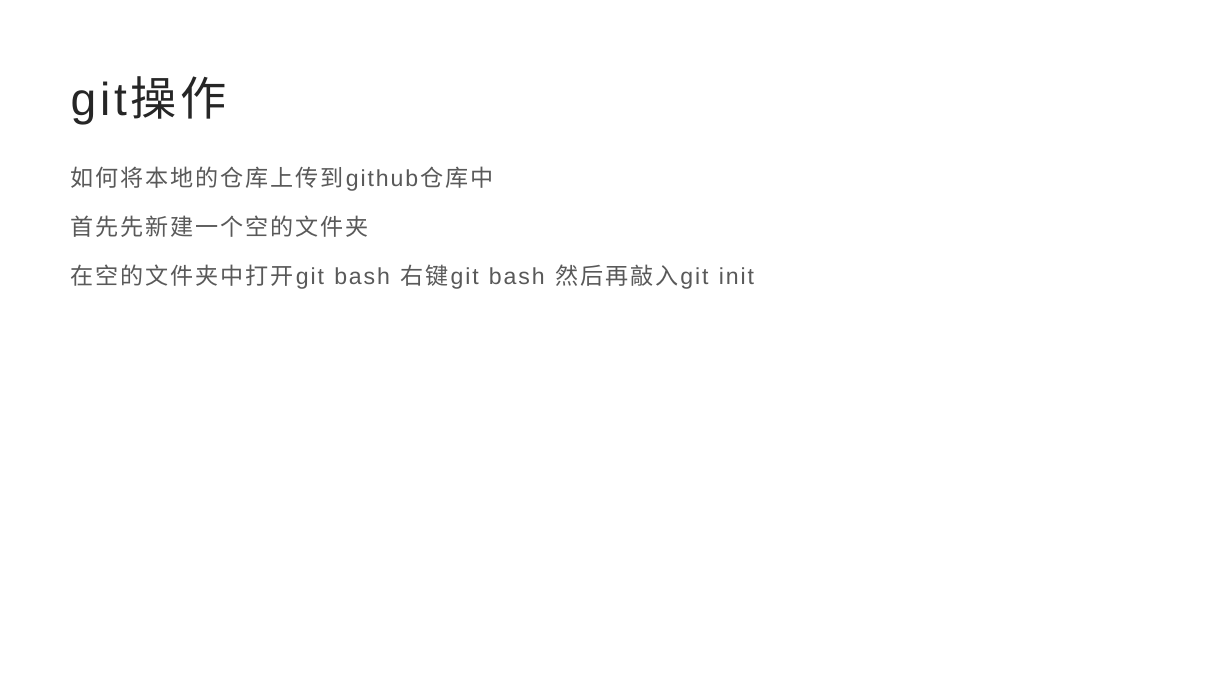
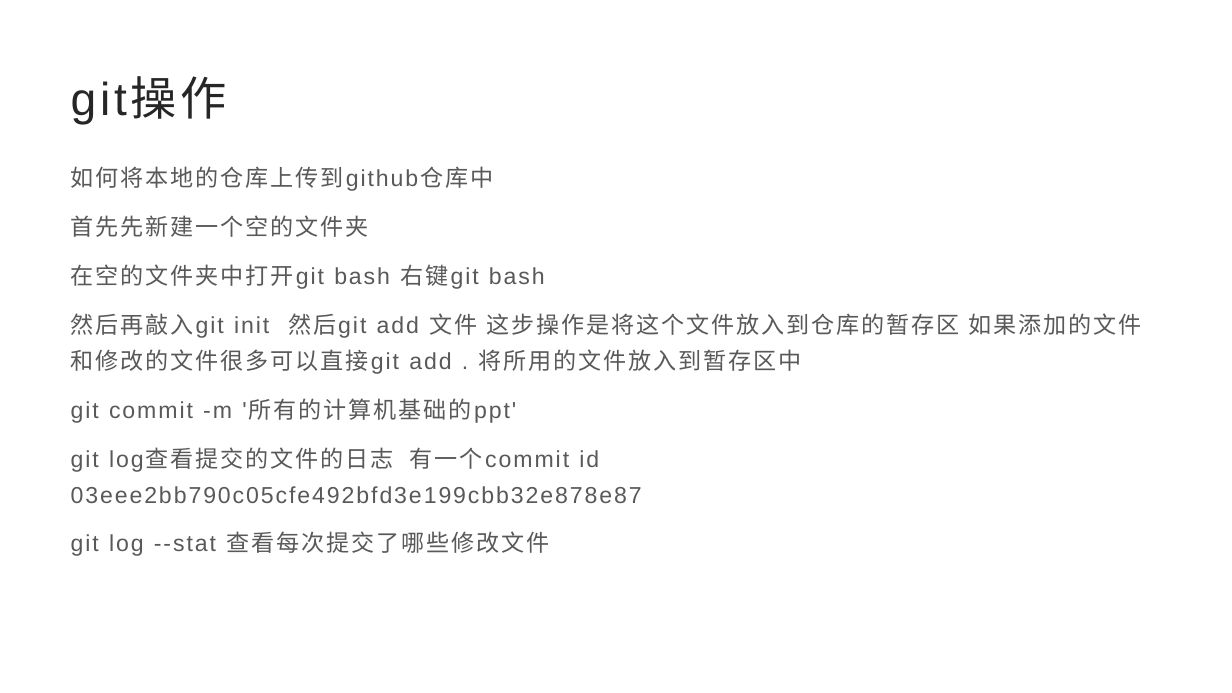
Before and after one commit to Bais-art/teaching, a slide deck: slide 1 of git操作.pptx. Drawn at 1232x693 pixels with LibreOffice and Linux fonts; fonts in the diff are those of the drawing. Boxes give left, top, right and bottom in pixels: in the first picture for what was removed or moved away, otherwise in the second. Text is boxed around its words. In the diff, an @@ line names an element or a change of style, - is before the commit and + after.

```diff
--- a/git操作.pptx
+++ b/git操作.pptx
@@ text at [71, 264, 1141, 556]: text changed @@
-在空的文件夹中打开git bash 右键git bash 然后再敲入git init
+在空的文件夹中打开git bash 右键git bash
+然后再敲入git init 然后git add 文件 这步操作是将这个文件放入到仓库的暂存区 如果添加的文件和修改的文件很多可以直接git add . 将所用的文件放入到暂存区中
+git commit -m '所有的计算机基础的ppt'
+git log查看提交的文件的日志 有一个commit id 03eee2bb790c05cfe492bfd3e199cbb32e878e87
+git log --stat 查看每次提交了哪些修改文件
```
Also in this commit, not shown: 1 other slide changed, 12 other files.
